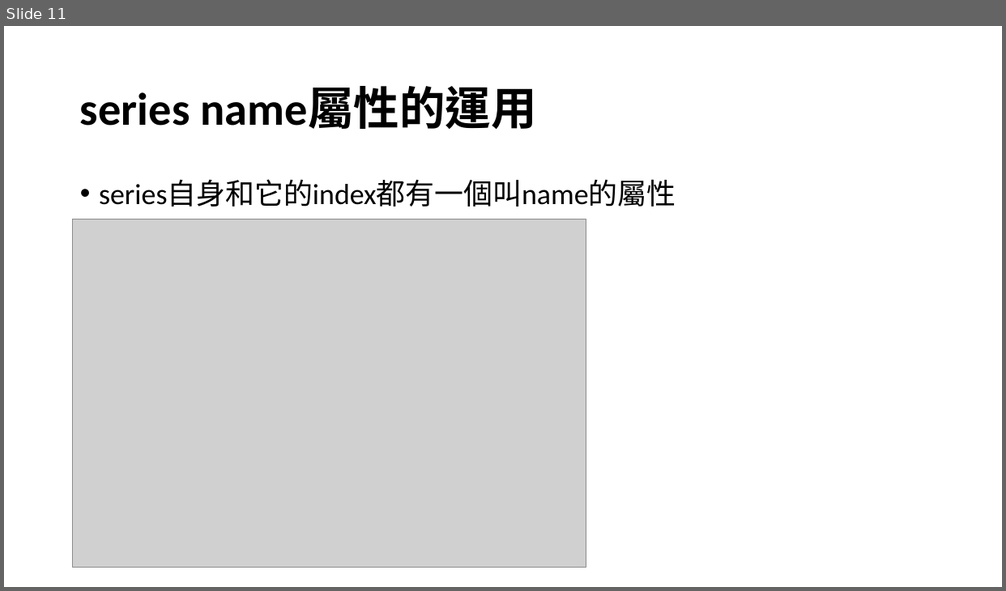
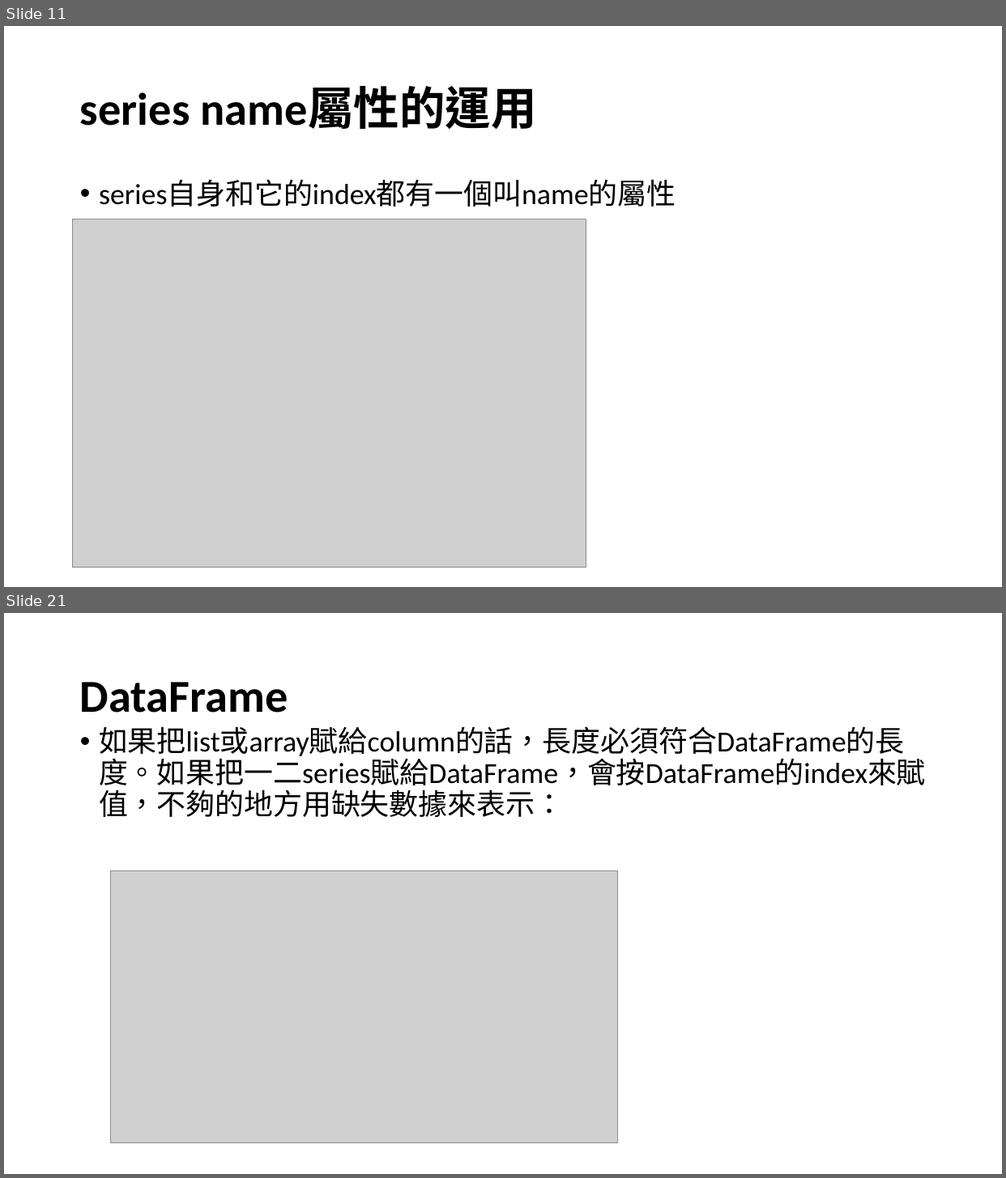
Before and after one commit to yukai920722/2022-ksu-11002, a slide deck: 4100E104_pandas_20220316_A.pptx. Shown one above the other, each under a label of ours: slide 11 before the commit, slides 11 and 21 after it; the slides between them are not shown. The pictures are 1006x591 and 1006x1178 pixels, drawn with LibreOffice and Linux fonts; fonts in the diff are those of the drawing; grey boxes stand for pictures. Boxes give left, top, right and bottom in pixels: in the first picture for what was removed or moved away, otherwise in the second. Text is boxed around its words. In the diff, an @@ line names an element or a change of style, - is before the commit and + after.

```diff
--- a/4100E104_pandas_20220316_A.pptx
+++ b/4100E104_pandas_20220316_A.pptx
@@ slide 21 added at bbox=[4, 613, 1002, 1174], background #FFFFFF @@
@@ title added at bbox=[80, 682, 288, 713], 44 pt, text #000000, bold @@
+DataFrame
@@ text added at bbox=[99, 726, 926, 817], 28 pt, text #000000 @@
+• 如果把list或array賦給column的話，長度必須符合DataFrame的長度。如果把一二series賦給DataFrame，會按DataFrame的index來賦值，不夠的地方用缺失數據來表示：
@@ picture added at bbox=[111, 871, 619, 1144] @@
```
Also in this commit, not shown: 2 slides changed, 20 other slides added, 14 other files.
